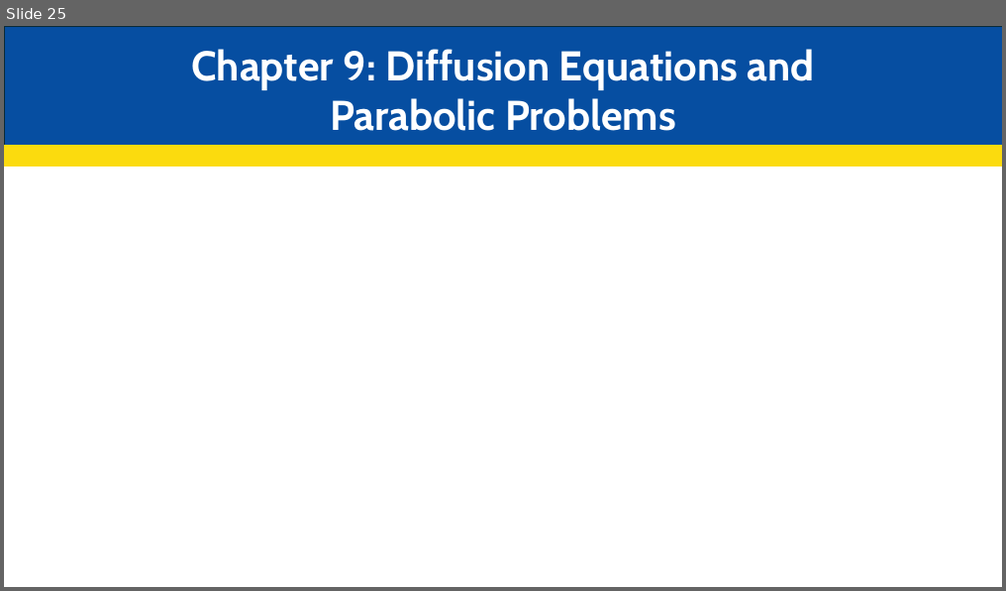
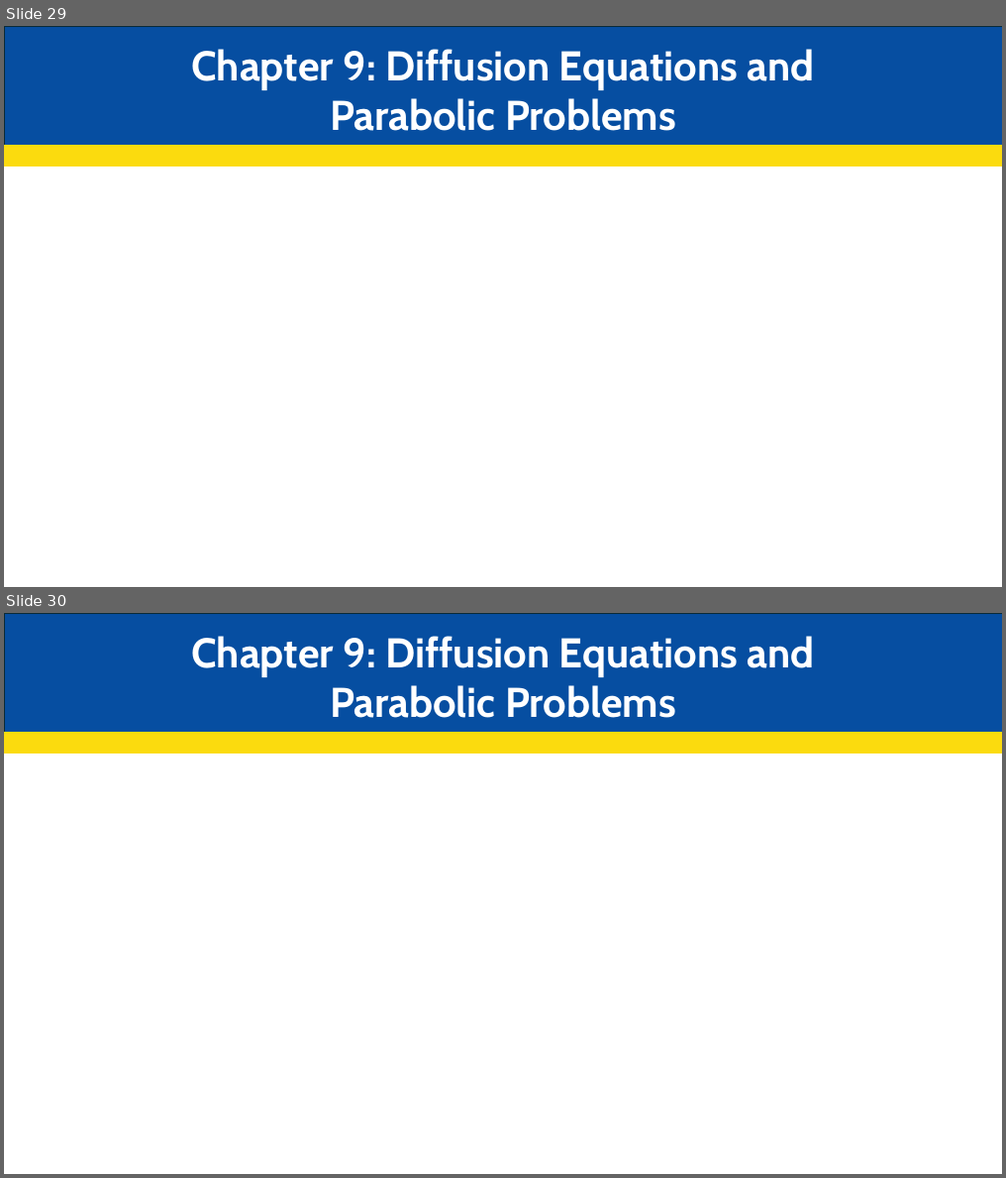
Before and after one commit to JakeCisc210/Candidacy, a slide deck: Reading Course/Presentations/Game Theory Twelve.pptx. Shown one above the other, each under a label of ours: slide 25 before the commit, slides 29 and 30 after it. The pictures are 1006x591 and 1006x1178 pixels, drawn with LibreOffice and Linux fonts; fonts in the diff are those of the drawing. Boxes give left, top, right and bottom in pixels: in the first picture for what was removed or moved away, otherwise in the second. Text is boxed around its words. In the diff, an @@ line names an element or a change of style, - is before the commit and + after.

```diff
--- a/Reading Course/Presentations/Game Theory Twelve.pptx
+++ b/Reading Course/Presentations/Game Theory Twelve.pptx
@@ slide 30 added at [4, 613, 1002, 1174], background #FFFFFF @@
@@ rectangle added at [5, 613, 1002, 733], fill #064EA1, outline #092A39 1.5 pt @@
@@ text added at [191, 636, 815, 718], 40 pt, text #FFFFFF, bold @@
+Chapter 9: Diffusion Equations and Parabolic Problems
@@ rectangle added at [4, 733, 1002, 753], fill #FBDB0E, outline #FBDB0E 1.5 pt @@
@@ what was slide 25 is now slide 29 @@
```
Also in this commit, not shown: 2 slides changed, 7 other slides added, 1 slide removed, 1 other file.
